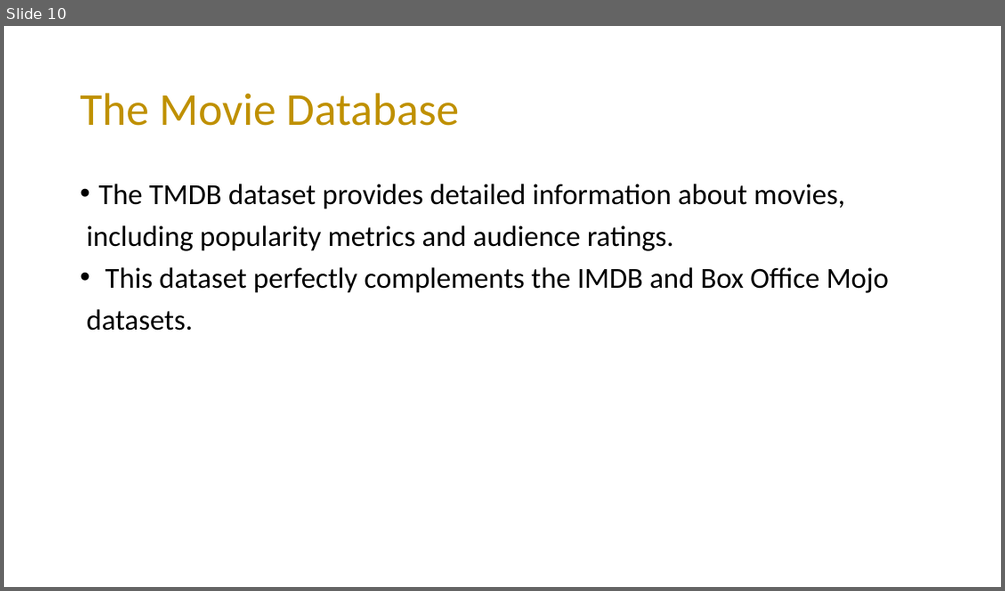
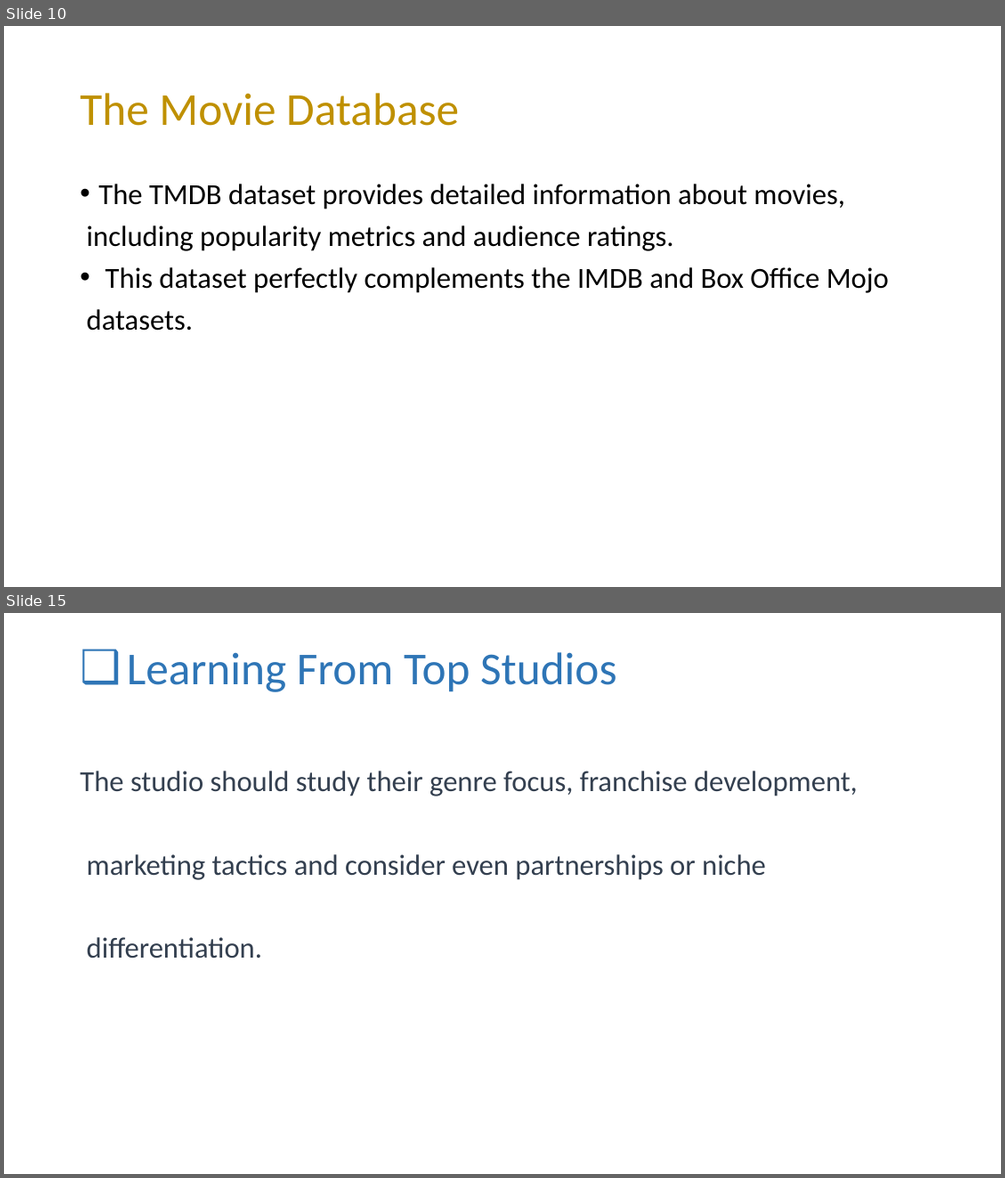
Before and after one commit to mading225/GROUP-6-PROJECT-, a slide deck: project.pptx. Shown one above the other, each under a label of ours: slide 10 before the commit, slides 10 and 15 after it; the slides between them are not shown. The pictures are 1005x591 and 1005x1178 pixels, drawn with LibreOffice and Linux fonts; fonts in the diff are those of the drawing. Boxes give left, top, right and bottom in pixels: in the first picture for what was removed or moved away, otherwise in the second. Text is boxed around its words. In the diff, an @@ line names an element or a change of style, - is before the commit and + after.

```diff
--- a/project.pptx
+++ b/project.pptx
@@ slide 15 added at [4,613,1001,1174], background #FFFFFF @@
@@ title added at [127,652,616,692], 44 pt, text #2E75B6 @@
+❑ Learning From Top Studios
@@ text added at [80,771,858,958], 28 pt, text #333F50 @@
+The studio should study their genre focus, franchise development,
+marketing tactics and consider even partnerships or niche
+differentiation.
```
Also in this commit, not shown: 1 slide changed, 6 other slides added.
